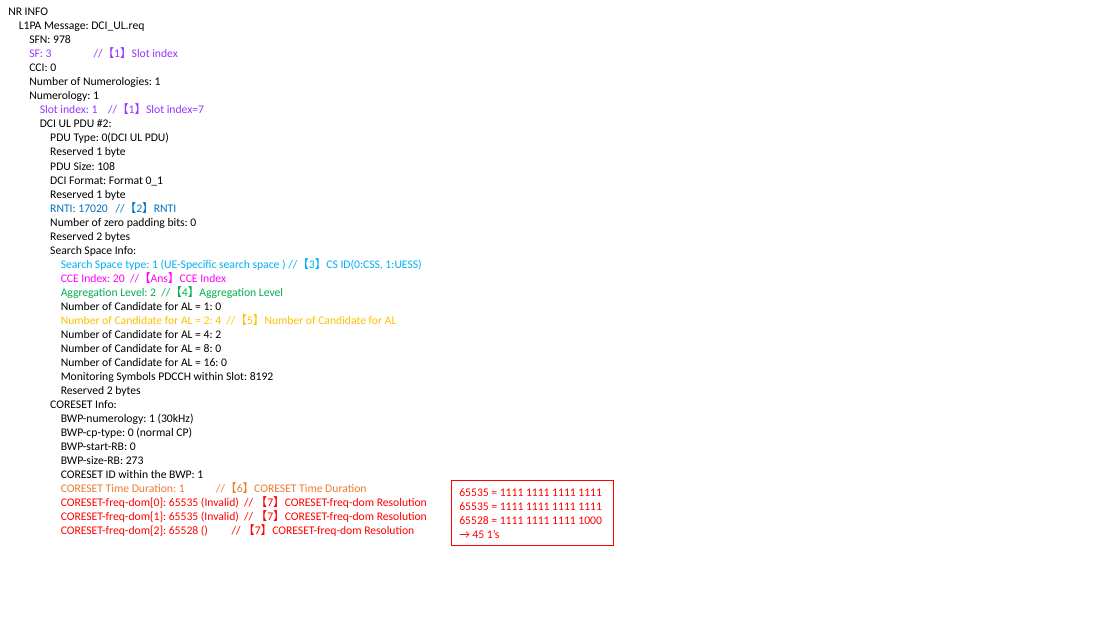
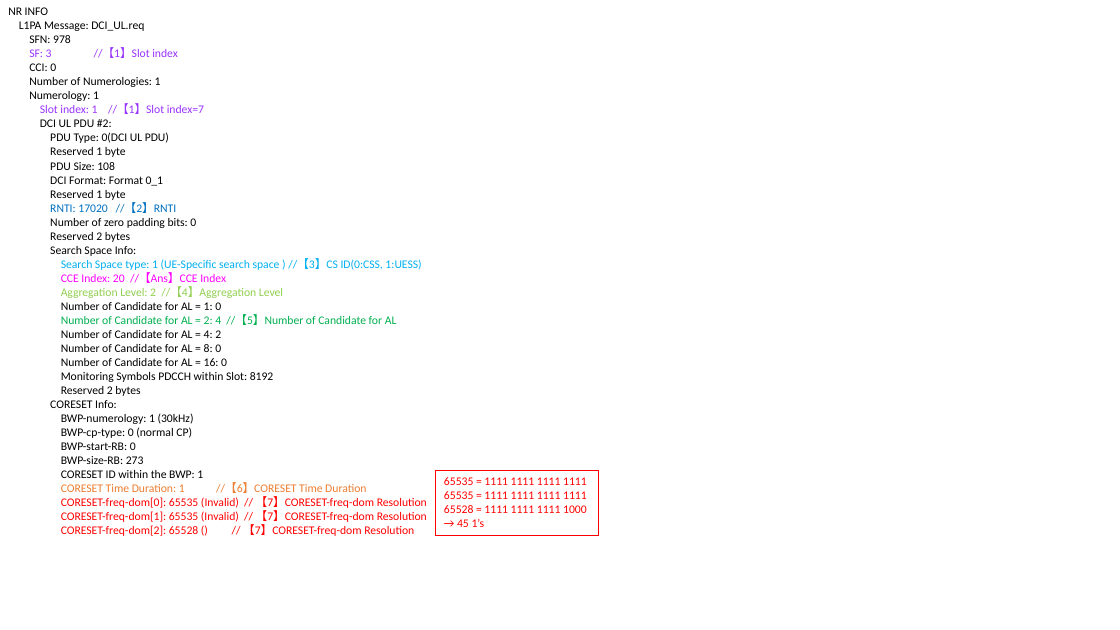
Before and after one commit to dustinchen26/cce_index, a slide deck: slide 2 of Note_for_pdcch_cce_index.pptx. Drawn at 1120x630 pixels with LibreOffice and Linux fonts; fonts in the diff are those of the drawing. Boxes give left, top, right and bottom in pixels: in the first picture for what was removed or moved away, otherwise in the second. Text is boxed around its words. In the diff, an @@ line names an element or a change of style, - is before the commit and + after.

```diff
--- a/Note_for_pdcch_cce_index.pptx
+++ b/Note_for_pdcch_cce_index.pptx
@@ text at (x1=61, y1=286, x2=397, y2=325): text colour #00B050 to #92D050 in "Aggregation Level: 2 //【4】Aggregation Level"; text colour #FFC000 to #00B050 in "Number of Candidate for AL = 2: ..." @@
@@ rectangle "65535 = 1111 1111 1111 ..." moved from (x1=451, y1=481, x2=614, y2=545) to (x1=436, y1=471, x2=599, y2=535) @@
```
Also in this commit, not shown: 2 other files.
